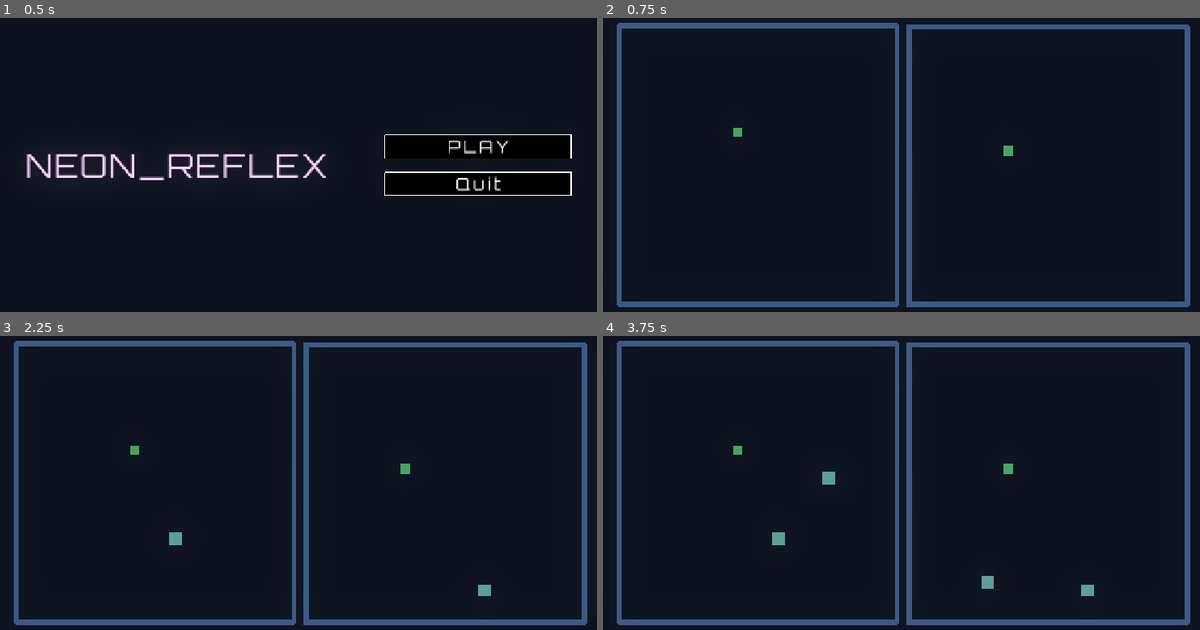
Above: before the commit, frames 1-4 (two rows, left to right).
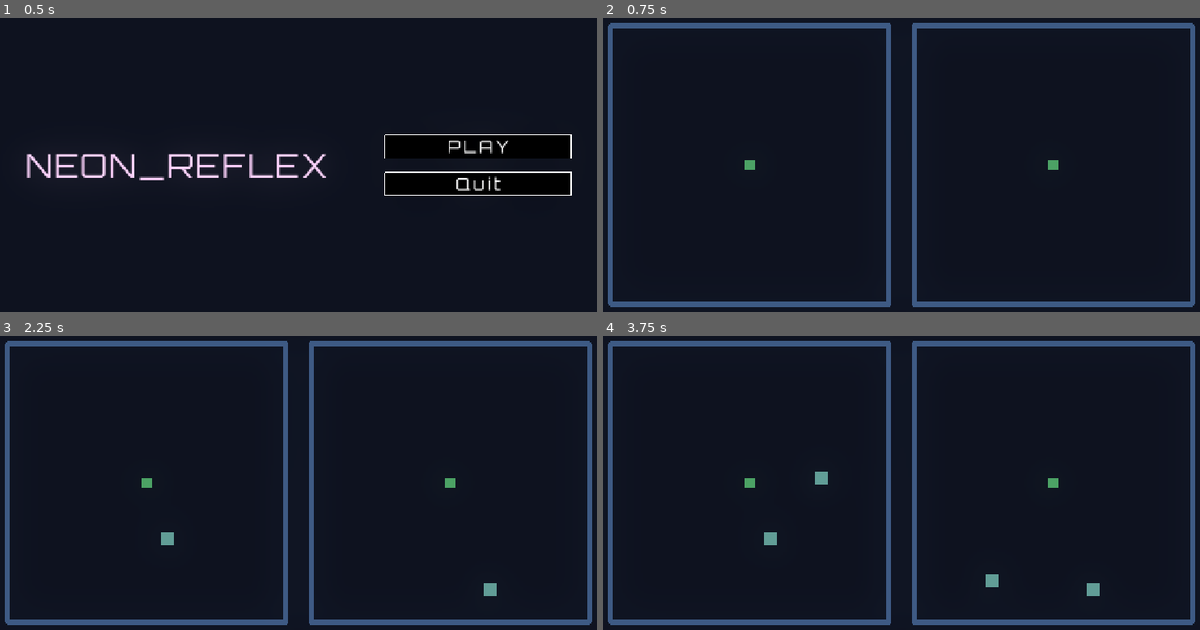
Above: after the commit, the same moments.

Repository: Marina-Banov/ggj-2026
Game: Godot game, scene res://Scenes/main_menu.tscn
Two runs of this game, one before a commit and one after it. Both use one fixed random seed, a clock stepped at 60 frames per second and the inputs below.
Inputs:
- Up to frame 1 (0.5 s): no input
- Up to frame 2 (0.75 s): click "PLAY" at 0.5 s
- Up to frame 3 (2.25 s): tap Enter at 1.25 s; tap Space at 2 s
- Up to frame 4 (3.75 s): tap Enter at 2.75 s; tap Space at 3.5 s

Frame 1 is identical in both runs. In frame 2, 6.9% of the frame differs, in the area x 0-100%, y 1-99%; in frame 3, 7.1%; in frame 4, 7.3%.

Commit message:
align walls, pickups, and projectiles to center of arena, remove magic numbers

Diff:
--- a/Scenes/arena.tscn
+++ b/Scenes/arena.tscn
@@ -3,73 +3,81 @@
 [ext_resource type="Script" uid="uid://cmabr4gv0j7df" path="res://Scripts/arena.gd" id="1_ubfh8"]
 
 [sub_resource type="SegmentShape2D" id="SegmentShape2D_444vf"]
-a = Vector2(3, 0)
-b = Vector2(3, 545)
+a = Vector2(3, -275)
+b = Vector2(3, 275)
 
 [sub_resource type="SegmentShape2D" id="SegmentShape2D_g21bf"]
-a = Vector2(551, 3)
-b = Vector2(1, 3)
+a = Vector2(-275, 3)
+b = Vector2(275, 3)
 
 [sub_resource type="SegmentShape2D" id="SegmentShape2D_ubfh8"]
-a = Vector2(549, 547)
-b = Vector2(1, 547)
+a = Vector2(275, -3)
+b = Vector2(-275, -3)
 
 [sub_resource type="SegmentShape2D" id="SegmentShape2D_27ga2"]
-a = Vector2(547, 547)
-b = Vector2(547, 4)
+a = Vector2(-3, 272)
+b = Vector2(-3, -271)
 
 [node name="Arena" type="Node2D"]
 script = ExtResource("1_ubfh8")
 
-[node name="StaticBody2D" type="StaticBody2D" parent="."]
+[node name="WallLeft" type="StaticBody2D" parent="."]
+unique_name_in_owner = true
+position = Vector2(-275, 0)
 collision_mask = 0
 
-[node name="Line2D" type="Line2D" parent="StaticBody2D"]
-points = PackedVector2Array(0, 0, 0, 550)
+[node name="Line2D" type="Line2D" parent="WallLeft"]
+points = PackedVector2Array(0, -275, 0, 275)
 default_color = Color(0.22999999, 0.33799994, 0.5, 1)
 begin_cap_mode = 2
 end_cap_mode = 2
 sharp_limit = 1.0
 
-[node name="CollisionShape2D" type="CollisionShape2D" parent="StaticBody2D"]
+[node name="CollisionShape2D" type="CollisionShape2D" parent="WallLeft"]
 shape = SubResource("SegmentShape2D_444vf")
 
-[node name="StaticBody2D2" type="StaticBody2D" parent="."]
+[node name="WallTop" type="StaticBody2D" parent="."]
+unique_name_in_owner = true
+position = Vector2(0, -275)
 collision_mask = 0
 
-[node name="Line2D" type="Line2D" parent="StaticBody2D2"]
-points = PackedVector2Array(0, 0, 550, 0)
+[node name="Line2D" type="Line2D" parent="WallTop"]
+points = PackedVector2Array(-275, 0, 275, 0)
 default_color = Color(0.22999999, 0.33799994, 0.5, 1)
 begin_cap_mode = 2
 end_cap_mode = 2
 
-[node name="CollisionShape2D" type="CollisionShape2D" parent="StaticBody2D2"]
+[node name="CollisionShape2D" type="CollisionShape2D" parent="WallTop"]
 shape = SubResource("SegmentShape2D_g21bf")
 
-[node name="StaticBody2D3" type="StaticBody2D" parent="."]
+[node name="WallBottom" type="StaticBody2D" parent="."]
+unique_name_in_owner = true
+position = Vector2(0, 275)
 collision_mask = 0
 
-[node name="Line2D" type="Line2D" parent="StaticBody2D3"]
-points = PackedVector2Array(550, 550, 0, 550)
+[node name="Line2D" type="Line2D" parent="WallBottom"]
+points = PackedVector2Array(275, 0, -275, 0)
 default_color = Color(0.22999999, 0.33799994, 0.5, 1)
 begin_cap_mode = 2
 end_cap_mode = 2
 sharp_limit = 1.0
 
-[node name="CollisionShape2D" type="CollisionShape2D" parent="StaticBody2D3"]
+[node name="CollisionShape2D" type="CollisionShape2D" parent="WallBottom"]
 shape = SubResource("SegmentShape2D_ubfh8")
 
-[node name="StaticBody2D4" type="StaticBody2D" parent="."]
+[node name="WallRight" type="StaticBody2D" parent="."]
+unique_name_in_owner = true
+position = Vector2(275, 0)
 collision_mask = 0
 
-[node name="Line2D" type="Line2D" parent="StaticBody2D4"]
-points = PackedVector2Array(550, 0, 550, 550)
+[node name="Line2D" type="Line2D" parent="WallRight"]
+points = PackedVector2Array(0, -275, 0, 275)
 default_color = Color(0.22999999, 0.33799994, 0.5, 1)
 begin_cap_mode = 2
 end_cap_mode = 2
 sharp_limit = 1.0
 
-[node name="CollisionShape2D" type="CollisionShape2D" parent="StaticBody2D4"]
+[node name="CollisionShape2D" type="CollisionShape2D" parent="WallRight"]
 shape = SubResource("SegmentShape2D_27ga2")
 
 [node name="Timer" type="Timer" parent="."]
--- a/Scenes/game.tscn
+++ b/Scenes/game.tscn
@@ -18,18 +18,20 @@
 color = Color(0.05882353, 0.07058824, 0.10980392, 1)
 
 [node name="Player1" parent="." instance=ExtResource("1_80nbo")]
+unique_name_in_owner = true
 position = Vector2(316, 295)
 player_id = 1
 
 [node name="Arena1" parent="." instance=ExtResource("2_e2o6t")]
 unique_name_in_owner = true
-position = Vector2(81, 85)
+position = Vector2(357, 344)
 
 [node name="Arena2" parent="." instance=ExtResource("2_e2o6t")]
 unique_name_in_owner = true
-position = Vector2(655, 86)
+position = Vector2(935, 348)
 
 [node name="Player2" parent="." instance=ExtResource("1_80nbo")]
+unique_name_in_owner = true
 position = Vector2(851, 331)
 player_id = 2
 
--- a/Scenes/projectile.tscn
+++ b/Scenes/projectile.tscn
@@ -14,8 +14,8 @@
 fill_to = Vector2(0, 1)
 
 [sub_resource type="SegmentShape2D" id="SegmentShape2D_akgne"]
-a = Vector2(545, 0)
-b = Vector2(5, 0)
+a = Vector2(270, 0)
+b = Vector2(-270, 0)
 
 [node name="Projectile" type="Area2D"]
 collision_layer = 8
@@ -23,16 +23,11 @@
 script = ExtResource("1_a85iw")
 
 [node name="TextureRect" type="TextureRect" parent="."]
-offset_left = 5.0
+offset_left = -270.0
 offset_top = -10.0
-offset_right = 545.0
+offset_right = 270.0
 offset_bottom = 10.0
 texture = SubResource("GradientTexture2D_tl4hk")
 
-[node name="Line2D" type="Line2D" parent="."]
-visible = false
-points = PackedVector2Array(5, 0, 545, 0)
-default_color = Color(1, 0.26, 0.96300024, 1)
-
 [node name="CollisionShape2D" type="CollisionShape2D" parent="."]
 shape = SubResource("SegmentShape2D_akgne")
--- a/Scripts/arena.gd
+++ b/Scripts/arena.gd
@@ -1,11 +1,17 @@
 extends Node2D
 
-const TARGETS = [
-	Transform2D(PI, Vector2(550, 550)),
-	Transform2D(-PI/2, Vector2( 0, 550)),
-	Transform2D(PI/2, Vector2(550,  0)),
-	Transform2D(0, Vector2( 0,  0))
-]
+var TARGETS = []
+const HALF_SIZE = 275.0
+const MARGIN = 20.0
+
+
+func _ready() -> void:
+	TARGETS = [
+		Transform2D(PI, %WallBottom.position),
+		Transform2D(-PI/2, %WallLeft.position),
+		Transform2D(PI/2, %WallRight.position),
+		Transform2D(0, %WallTop.position)
+	]
 
 
 func spawn_line() -> void:
@@ -21,5 +27,8 @@
 	const PICKUP = preload("res://Scenes/pickup.tscn")
 	var new_pickup = PICKUP.instantiate()
 	var rng = RandomNumberGenerator.new()
-	new_pickup.global_position = Vector2(rng.randf_range(20.0, 530.0), rng.randf_range(20.0, 530.0))
+	new_pickup.global_position = Vector2(
+		rng.randf_range(-HALF_SIZE + MARGIN, HALF_SIZE - MARGIN),
+		rng.randf_range(-HALF_SIZE + MARGIN, HALF_SIZE - MARGIN)
+	)
 	add_child(new_pickup)
--- a/Scripts/game.gd
+++ b/Scripts/game.gd
@@ -3,6 +3,11 @@
 
 func _ready() -> void:
 	get_tree().node_added.connect(_on_node_added)
+	var vw = get_viewport_rect().size
+	%Arena1.position = Vector2(vw.x - 600, vw.y) / 2
+	%Player1.position = Vector2(vw.x - 600, vw.y) / 2
+	%Arena2.position = Vector2(vw.x + 600, vw.y) / 2
+	%Player2.position = Vector2(vw.x + 600, vw.y) / 2
 
 
 func _on_node_added(node: Node) -> void:
